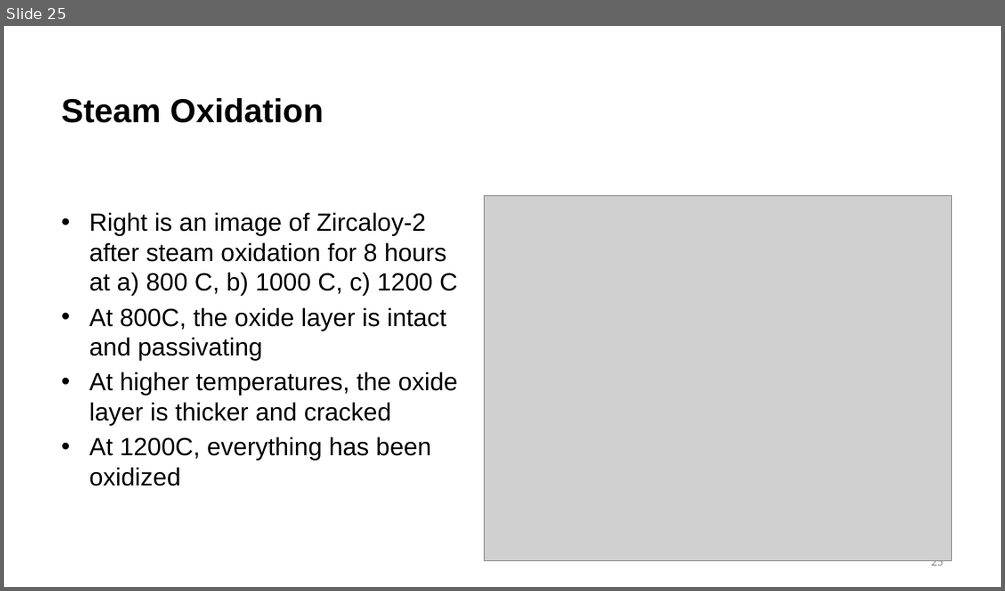
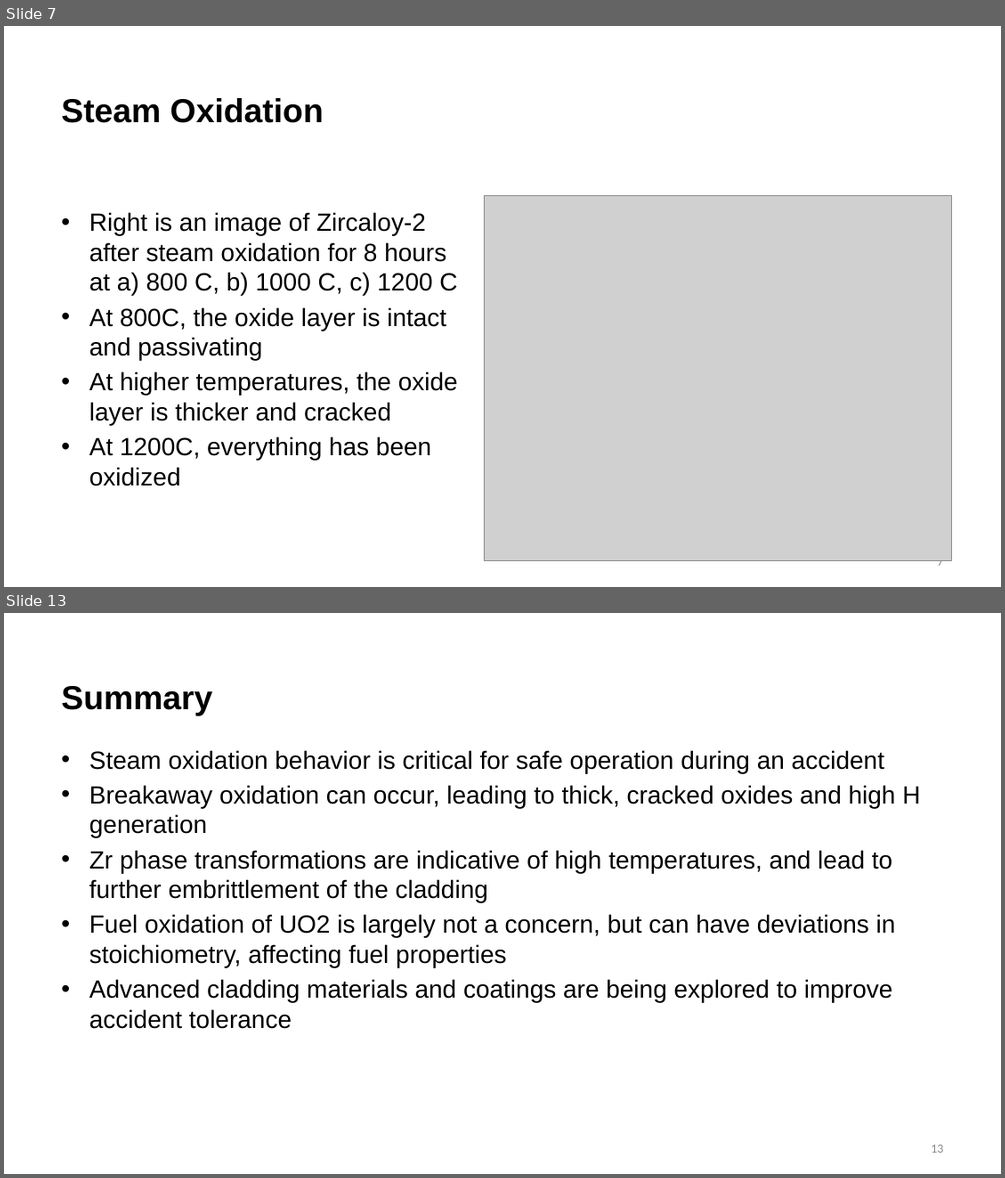
Before and after one commit to benbeeler/TEACHING, a slide deck: Nuclear_Fuel_Performance/NE533_Spring2026/Module4/Lec18_Accidents.pptx. Shown one above the other, each under a label of ours: slide 25 before the commit, slides 7 and 13 after it; the slides between them are not shown. The pictures are 1005x591 and 1005x1178 pixels, drawn with LibreOffice and Linux fonts; fonts in the diff are those of the drawing; grey boxes stand for pictures; background and template pictures are left out. Boxes give left, top, right and bottom in pixels: in the first picture for what was removed or moved away, otherwise in the second. Text is boxed around its words. In the diff, an @@ line names an element or a change of style, - is before the commit and + after.

```diff
--- a/Nuclear_Fuel_Performance/NE533_Spring2026/Module4/Lec18_Accidents.pptx
+++ b/Nuclear_Fuel_Performance/NE533_Spring2026/Module4/Lec18_Accidents.pptx
@@ slide 13 added at (4, 613, 1001, 1174), background #FFFFFF @@
@@ title added at (61, 686, 212, 716), 32 pt, text #000000, bold @@
+Summary
@@ text added at (89, 750, 920, 1029), 24 pt, text #000000 @@
+• Steam oxidation behavior is critical for safe operation during an accident
+• Breakaway oxidation can occur, leading to thick, cracked oxides and high H generation
+• Zr phase transformations are indicative of high temperatures, and lead to further embrittlement of the cladding
+• Fuel oxidation of UO2 is largely not a concern, but can have deviations in stoichiometry, affecting fuel properties
+• Advanced cladding materials and coatings are being explored to improve accident tolerance
@@ page number added at (930, 1144, 943, 1152), 12 pt, text #8C8C8C @@
+13
@@ what was slide 25 is now slide 7 @@
@@ page number at (937, 560, 943, 565): text changed @@
-25
+7
```
Also in this commit, not shown: 5 other slides added, 12 slides removed, 29 other files.
